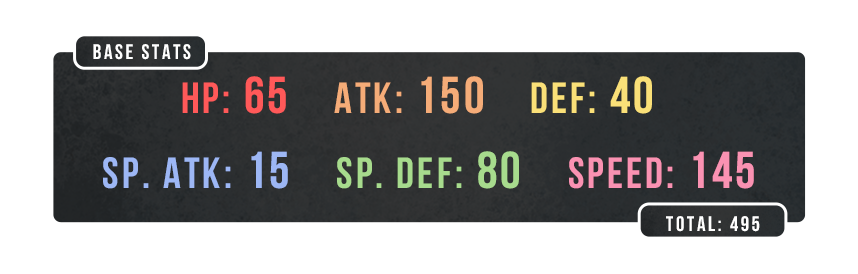
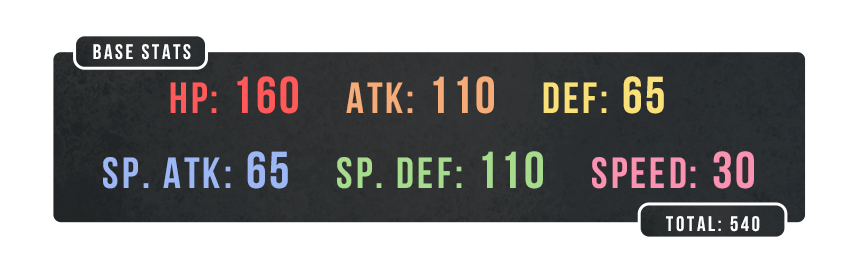
Comparing the layer stacks of the two w=858, h=274 images. Changes:
renamed "TOTAL: 495" to "TOTAL: 540", painted on it over [left=730, top=216, right=760, bottom=232]
renamed "HP: 65 Atk: 150 Def: 40 Sp. Atk: 15 Sp. Def: 80" to "HP: 160 Atk: 110 Def: 65 Sp. Atk: 65 Sp. Def: 110", painted on it over [left=170, top=76, right=754, bottom=189]
